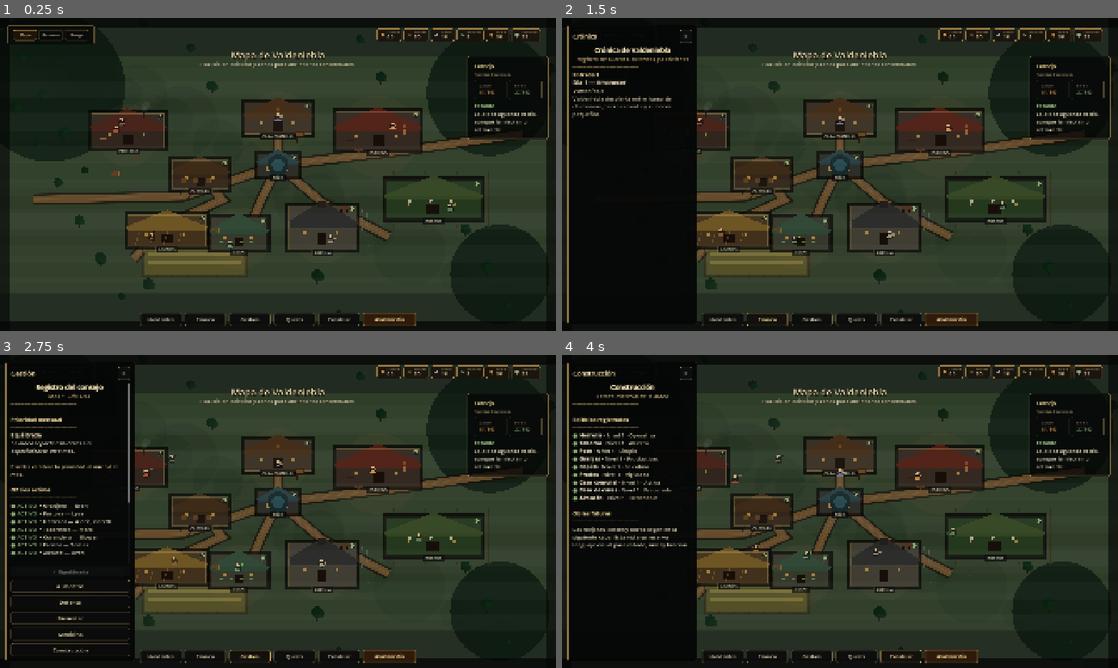
Above: before the commit, frames 1-4 (two rows, left to right).
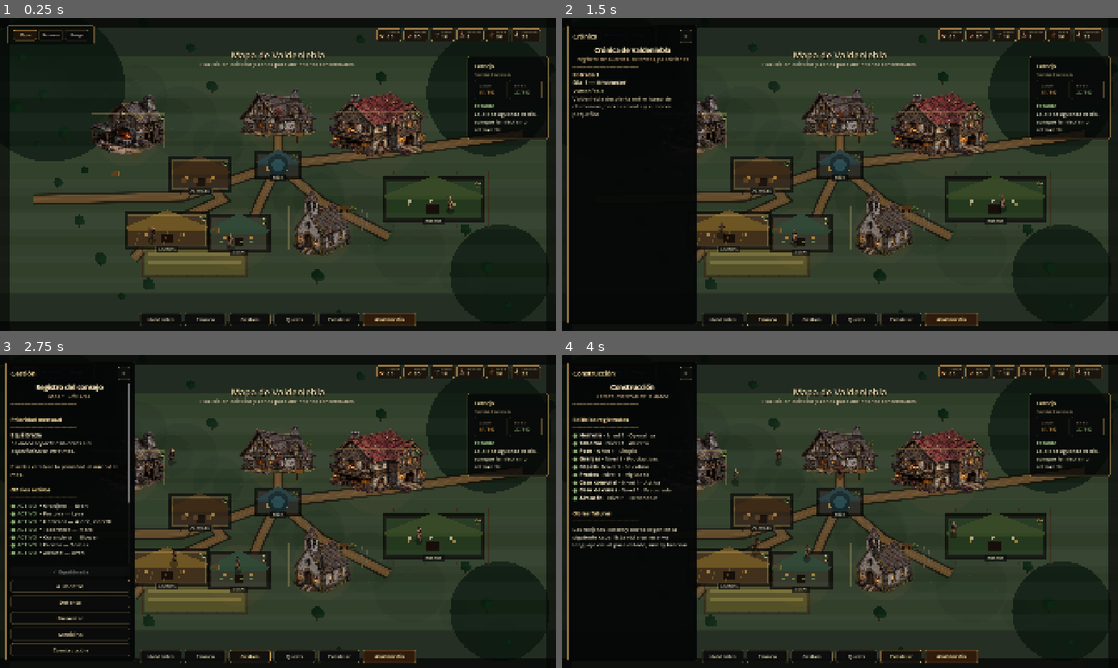
Above: after the commit, the same moments.

Repository: Nachobt98/valdeniebla
Game: Godot game, scene res://main.tscn
Same seed, same stepped clock (60 frames per second), same inputs: the game is played once before the commit and once after it.
Inputs:
- Up to frame 1 (0.25 s): no input
- Up to frame 2 (1.5 s): click "Habitantes" at 0.5 s; click "Crónica" at 1.25 s
- Up to frame 3 (2.75 s): click "Gestión" at 2 s
- Up to frame 4 (4 s): click "Quests" at 2.75 s; click "Construir" at 3.5 s

The runs differ from the first frame. In frame 1, 6.0% of the frame differs, in the area x 16-94%, y 4-76%; in frame 2, 5.2%; in frame 3, 5.3%; in frame 4, 5.3%.

Commit message:
Add production map and UI asset slice

Diff:
--- a/data/ui_asset_database.gd
+++ b/data/ui_asset_database.gd
@@ -1,4 +1,16 @@
 extends RefCounted
+
+static func load_texture(path: String) -> Texture2D:
+	if path == "":
+		return null
+	if path.ends_with(".png"):
+		var image := Image.load_from_file(ProjectSettings.globalize_path(path))
+		if image == null:
+			return null
+		return ImageTexture.create_from_image(image)
+	if ResourceLoader.exists(path):
+		return load(path)
+	return null
 
 static func get_resource_icon_paths() -> Dictionary:
 	return {
@@ -8,6 +20,36 @@
 		"medicina": "res://assets/ui/icons/resources/icon_medicine.svg",
 		"moral": "res://assets/ui/icons/resources/icon_morale.svg",
 		"seguridad": "res://assets/ui/icons/resources/icon_security.svg"
+	}
+
+static func get_generated_resource_icon_paths() -> Dictionary:
+	return {
+		"comida": "res://assets/ui/generated/icons/resources/icon_food.png",
+		"madera": "res://assets/ui/generated/icons/resources/icon_wood.png",
+		"hierro": "res://assets/ui/generated/icons/resources/icon_iron.png",
+		"medicina": "res://assets/ui/generated/icons/resources/icon_medicine.png",
+		"moral": "res://assets/ui/generated/icons/resources/icon_morale.png",
+		"seguridad": "res://assets/ui/generated/icons/resources/icon_security.png"
+	}
+
+static func get_map_npc_sprite_paths() -> Dictionary:
+	return {
+		"aldric": "res://assets/characters/sprites/aldric.png",
+		"gareth": "res://assets/characters/sprites/gareth.png",
+		"mara": "res://assets/characters/sprites/mara.png",
+		"elowen": "res://assets/characters/sprites/elowen.png",
+		"oren": "res://assets/characters/sprites/oren.png",
+		"tomas": "res://assets/characters/sprites/tomas.png",
+		"bran": "res://assets/characters/sprites/bran.png",
+		"lysa": "res://assets/characters/sprites/lysa.png"
+	}
+
+static func get_map_building_asset_paths() -> Dictionary:
+	return {
+		"forge": "res://assets/map/buildings/forge.png",
+		"tavern": "res://assets/map/buildings/tavern.png",
+		"communal_house": "res://assets/map/buildings/communal_house.png",
+		"chapel": "res://assets/map/buildings/chapel.png"
 	}
 
 static func get_portrait_paths() -> Dictionary:
@@ -24,13 +66,20 @@
 
 static func get_panel_asset_paths() -> Dictionary:
 	return {
-		"dark_parchment": "res://assets/ui/panels/panel_dark_parchment.svg"
+		"dark_parchment": "res://assets/ui/generated/panels/popup_dark_parchment.png"
 	}
 
 static func get_button_asset_paths() -> Dictionary:
 	return {
-		"default": "res://assets/ui/buttons/button_default.svg",
-		"important": "res://assets/ui/buttons/button_important.svg"
+		"resource_chip": "res://assets/ui/generated/buttons/resource_chip.png",
+		"default": "res://assets/ui/generated/buttons/button_default.png",
+		"important": "res://assets/ui/generated/buttons/button_important.png"
+	}
+
+static func get_status_icon_paths() -> Dictionary:
+	return {
+		"activo": "res://assets/ui/generated/status/status_active.png",
+		"riesgo": "res://assets/ui/generated/status/status_risk.png"
 	}
 
 static func get_status_colors() -> Dictionary:
--- a/main.gd
+++ b/main.gd
@@ -289,9 +289,9 @@
 	icon.custom_minimum_size = Vector2(25, 25)
 	icon.expand_mode = TextureRect.EXPAND_IGNORE_SIZE
 	icon.stretch_mode = TextureRect.STRETCH_KEEP_ASPECT_CENTERED
-	var icon_path := String(UiAssetDatabase.get_resource_icon_paths().get(resource_name, ""))
+	var icon_path := String(UiAssetDatabase.get_generated_resource_icon_paths().get(resource_name, ""))
 	if icon_path != "":
-		icon.texture = load(icon_path)
+		icon.texture = UiAssetDatabase.load_texture(icon_path)
 	row.add_child(icon)
 	var text_stack := VBoxContainer.new()
 	text_stack.add_theme_constant_override("separation", -3)
--- a/scripts/village_map_view.gd
+++ b/scripts/village_map_view.gd
@@ -5,10 +5,14 @@
 signal npc_selected(npc_id: String, screen_position: Vector2)
 
 const VillageLayoutDatabase = preload("res://data/village_layout_database.gd")
+const UiAssetDatabase = preload("res://data/ui_asset_database.gd")
 
 var buildings := VillageLayoutDatabase.get_building_layouts()
 var paths := VillageLayoutDatabase.get_paths()
 var npc_routines := VillageLayoutDatabase.get_npc_routines()
+var building_textures: Dictionary = {}
+var npc_textures: Dictionary = {}
+var status_icon_textures: Dictionary = {}
 var npc_names: Dictionary = {}
 var selected_building_id := ""
 var selected_npc_id := ""
@@ -32,8 +36,23 @@
 
 func _ready() -> void:
 	mouse_filter = Control.MOUSE_FILTER_STOP
+	load_map_asset_textures()
 	resized.connect(func(): queue_redraw())
 	set_process(true)
+
+func load_map_asset_textures() -> void:
+	building_textures = load_texture_dictionary(UiAssetDatabase.get_map_building_asset_paths())
+	npc_textures = load_texture_dictionary(UiAssetDatabase.get_map_npc_sprite_paths())
+	status_icon_textures = load_texture_dictionary(UiAssetDatabase.get_status_icon_paths())
+
+func load_texture_dictionary(paths_by_id: Dictionary) -> Dictionary:
+	var textures := {}
+	for asset_id: String in paths_by_id.keys():
+		var path := String(paths_by_id[asset_id])
+		var texture := UiAssetDatabase.load_texture(path)
+		if texture != null:
+			textures[asset_id] = texture
+	return textures
 
 func set_npcs(npcs: Dictionary) -> void:
 	npc_names.clear()
@@ -188,6 +207,48 @@
 	var rect := Rect2(center - footprint * 0.5, footprint)
 	var selected := building_id == selected_building_id
 	var hovered := building_id == hovered_building_id
+	var uses_texture := building_textures.has(building_id)
+	if uses_texture:
+		draw_building_texture(building_id, rect)
+	else:
+		draw_procedural_building(layout, rect)
+	var outline_alpha := 0.32
+	var outline_width := 2.0
+	if selected:
+		outline_alpha = 0.90
+		outline_width = 4.0
+	elif hovered:
+		outline_alpha = 0.78
+		outline_width = 3.0
+	draw_rect(rect, Color(0.81, 0.69, 0.42, outline_alpha), false, outline_width)
+	if not uses_texture:
+		draw_door(rect)
+		draw_windows(rect)
+		draw_building_details(building_id, rect)
+	draw_building_status_marker(building_id, rect)
+	if selected or hovered or not uses_texture:
+		draw_label(center + Vector2(0.0, rect.size.y * 0.58), String(layout["label"]), selected)
+	if hovered:
+		draw_rect(rect.grow(8.0), Color(0.95, 0.78, 0.38, 0.22), false, 3.0)
+	if building_id == "well":
+		draw_circle(center, minf(footprint.x, footprint.y) * 0.48, Color(0.09, 0.16, 0.17, 1.0))
+		draw_circle(center, minf(footprint.x, footprint.y) * 0.28, Color(0.17, 0.31, 0.33, 0.9))
+	if building_id == "pastures":
+		draw_fence(rect.grow(28.0))
+	if building_id == "chapel":
+		draw_chapel_yard(rect)
+
+func draw_building_texture(building_id: String, rect: Rect2) -> void:
+	var texture: Texture2D = building_textures[building_id]
+	var draw_rect_size := rect.size * 1.85
+	if building_id == "chapel":
+		draw_rect_size = rect.size * 1.75
+	elif building_id == "communal_house":
+		draw_rect_size = rect.size * 1.70
+	var draw_rect_position := rect.get_center() - draw_rect_size * 0.5 + Vector2(0.0, -rect.size.y * 0.18)
+	draw_texture_rect(texture, Rect2(draw_rect_position, draw_rect_size), false)
+
+func draw_procedural_building(layout: Dictionary, rect: Rect2) -> void:
 	draw_rect(rect.grow(13.0), Color(0.02, 0.018, 0.014, 0.76))
 	draw_rect(rect.grow(5.0), Color(0.46, 0.38, 0.22, 0.08))
 	draw_rect(rect, layout["body"])
@@ -198,29 +259,6 @@
 		rect.position + Vector2(rect.size.x, rect.size.y * 0.50),
 		rect.position + Vector2(0.0, rect.size.y * 0.50)
 	]), layout["roof"])
-	var outline_alpha := 0.32
-	var outline_width := 2.0
-	if selected:
-		outline_alpha = 0.90
-		outline_width = 4.0
-	elif hovered:
-		outline_alpha = 0.78
-		outline_width = 3.0
-	draw_rect(rect, Color(0.81, 0.69, 0.42, outline_alpha), false, outline_width)
-	draw_door(rect)
-	draw_windows(rect)
-	draw_building_details(building_id, rect)
-	draw_building_status_marker(building_id, rect)
-	draw_label(center + Vector2(0.0, rect.size.y * 0.58), String(layout["label"]), selected)
-	if hovered:
-		draw_rect(rect.grow(8.0), Color(0.95, 0.78, 0.38, 0.22), false, 3.0)
-	if building_id == "well":
-		draw_circle(center, minf(footprint.x, footprint.y) * 0.48, Color(0.09, 0.16, 0.17, 1.0))
-		draw_circle(center, minf(footprint.x, footprint.y) * 0.28, Color(0.17, 0.31, 0.33, 0.9))
-	if building_id == "pastures":
-		draw_fence(rect.grow(28.0))
-	if building_id == "chapel":
-		draw_chapel_yard(rect)
 
 func draw_building_details(building_id: String, rect: Rect2) -> void:
 	if building_id == "forge":
@@ -268,6 +306,11 @@
 
 func draw_building_status_marker(building_id: String, rect: Rect2) -> void:
 	var status := String(building_statuses.get(building_id, "activo"))
+	if status_icon_textures.has(status):
+		var texture: Texture2D = status_icon_textures[status]
+		var marker_rect := Rect2(rect.position + Vector2(rect.size.x - 22.0, 0.0), Vector2(24.0, 24.0))
+		draw_texture_rect(texture, marker_rect, false)
+		return
 	var color := Color(0.54, 0.68, 0.45, 1.0)
 	if status == "riesgo":
 		color = Color(0.82, 0.58, 0.28, 1.0)
@@ -361,6 +404,9 @@
 			draw_label(position + Vector2(0.0, 17.0), String(npc_names.get(npc_id, npc_id)), selected or hovered, 13)
 
 func draw_npc_sprite(npc_id: String, position: Vector2, selected: bool) -> void:
+	if npc_textures.has(npc_id):
+		draw_npc_texture(npc_id, position, selected)
+		return
 	var body_color: Color = NPC_COLORS.get(npc_id, Color(0.82, 0.72, 0.42, 1.0))
 	var scale := 1.0
 	if selected:
@@ -377,6 +423,17 @@
 	draw_npc_role_prop(npc_id, position, scale)
 	if selected:
 		draw_circle(position + Vector2(0.0, 5.0), 17.0, Color(0.92, 0.76, 0.36, 0.26), false, 2.0)
+
+func draw_npc_texture(npc_id: String, position: Vector2, selected: bool) -> void:
+	var texture: Texture2D = npc_textures[npc_id]
+	var draw_size := Vector2(38.0, 52.0)
+	if selected:
+		draw_size *= 1.14
+	draw_circle(position + Vector2(1.0, 14.0), draw_size.x * 0.36, Color(0, 0, 0, 0.36))
+	var draw_position := position - Vector2(draw_size.x * 0.5, draw_size.y * 0.72)
+	draw_texture_rect(texture, Rect2(draw_position, draw_size), false)
+	if selected:
+		draw_circle(position + Vector2(0.0, 5.0), 20.0, Color(0.92, 0.76, 0.36, 0.22), false, 2.0)
 
 func draw_npc_role_prop(npc_id: String, position: Vector2, scale: float) -> void:
 	var dark := Color(0.10, 0.07, 0.045, 0.88)
Binary file added: assets/characters/sprites/aldric.png
Not shown, added: assets/characters/sprites/aldric.png.import
Binary file added: assets/characters/sprites/bran.png
Not shown, added: assets/characters/sprites/bran.png.import
Binary file added: assets/characters/sprites/elowen.png
Not shown, added: assets/characters/sprites/elowen.png.import
Binary file added: assets/characters/sprites/gareth.png
Not shown, added: assets/characters/sprites/gareth.png.import
Binary file added: assets/characters/sprites/lysa.png
Not shown, added: assets/characters/sprites/lysa.png.import
Binary file added: assets/characters/sprites/mara.png
Not shown, added: assets/characters/sprites/mara.png.import
(and 36 more such lines)
